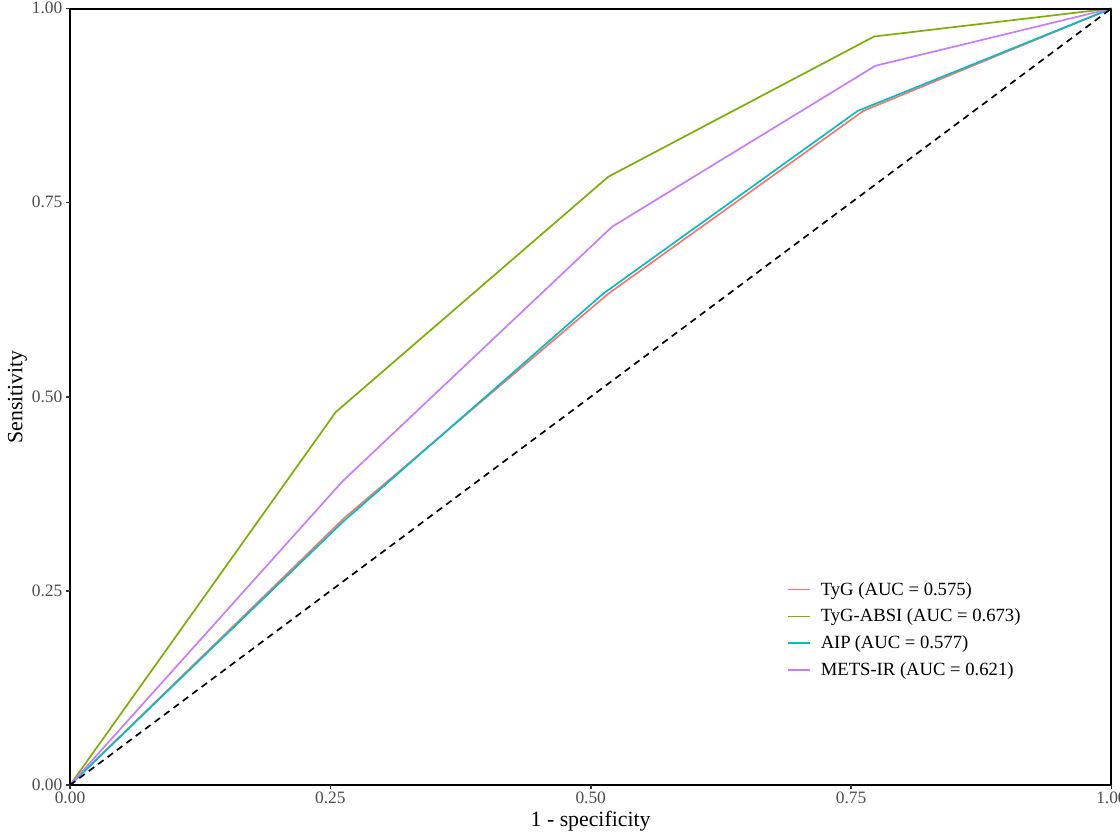
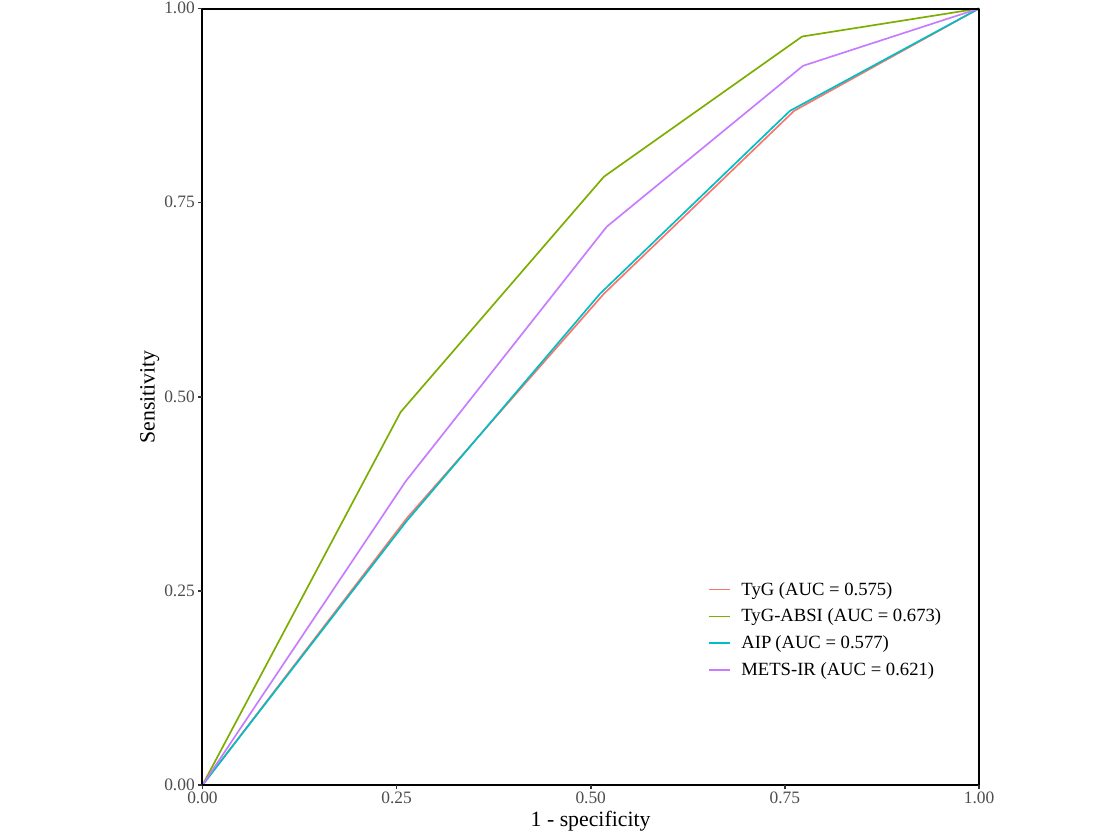
Before and after one commit to hbgyeom1/2_cvd_tyg, a slide deck: slide 4 of figure/figure5.pptx. Drawn at 1120x840 pixels with LibreOffice and Linux fonts; fonts in the diff are those of the drawing. Boxes give left, top, right and bottom in pixels: in the first picture for what was removed or moved away, otherwise in the second. Text is boxed around its words. In the diff, an @@ line names an element or a change of style, - is before the commit and + after.

```diff
--- a/figure/figure5.pptx
+++ b/figure/figure5.pptx
@@ rectangle added at (0,0,1120,840), fill #FFFFFF, outline #FFFFFF 0.75 pt @@
@@ rectangle: place and size @@
-rectangle at (0,0,1120,840)
+rectangle at (132,0,988,840)
@@ rectangle: place and size @@
-rectangle at (71,9,1112,785)
+rectangle at (203,9,979,785)
@@ freeform shape: place and size @@
-freeform shape at (71,9,1112,785)
+freeform shape at (203,9,979,785)
@@ freeform shape: place and size @@
-freeform shape at (71,9,1112,785)
+freeform shape at (203,9,979,785)
@@ freeform shape: place and size @@
-freeform shape at (71,9,1112,785)
+freeform shape at (203,9,979,785)
@@ freeform shape: place and size @@
-freeform shape at (71,9,1112,785)
+freeform shape at (203,9,979,785)
@@ rectangle: place and size @@
-rectangle at (71,9,1112,785)
+rectangle at (203,9,979,785)
@@ freeform shape: place and size @@
-freeform shape at (71,9,1112,9)
+freeform shape at (203,9,979,9)
@@ freeform shape: place and size @@
-freeform shape at (200,9,200,785)
+freeform shape at (299,9,299,785)
@@ freeform shape: place and size @@
-freeform shape at (460,9,460,785)
+freeform shape at (494,9,494,785)
@@ freeform shape: place and size @@
-freeform shape at (721,9,721,785)
+freeform shape at (688,9,688,785)
@@ freeform shape: place and size @@
-freeform shape at (981,9,981,785)
+freeform shape at (881,9,881,785)
@@ freeform shape: place and size @@
-freeform shape at (71,105,1112,105)
+freeform shape at (203,105,979,105)
@@ freeform shape: place and size @@
-freeform shape at (71,203,1112,203)
+freeform shape at (203,203,979,203)
@@ freeform shape: place and size @@
-freeform shape at (71,300,1112,300)
+freeform shape at (203,300,979,300)
@@ 6 texts: place and size @@
-6 texts at (3,1,62,794)
+6 texts at (135,1,194,794)
@@ freeform shape: place and size @@
-freeform shape at (71,396,1112,396)
+freeform shape at (203,396,979,396)
@@ freeform shape: place and size @@
-freeform shape at (71,494,1112,494)
+freeform shape at (203,494,979,494)
@@ 5 rectangles, 4 texts, 4 freeform shapes: place and size @@
-5 rectangles, 4 texts, 4 freeform shapes at (777,568,1030,692)
+5 rectangles, 4 texts, 4 freeform shapes at (698,568,951,692)
@@ freeform shape: place and size @@
-freeform shape at (71,591,1112,591)
+freeform shape at (203,591,979,591)
@@ freeform shape: place and size @@
-freeform shape at (71,688,1112,688)
+freeform shape at (203,688,979,688)
@@ 7 freeform shapes, 1 text: place and size @@
-7 freeform shapes, 1 text at (55,9,85,803)
+7 freeform shapes, 1 text at (187,9,217,803)
@@ freeform shape: place and size @@
-freeform shape at (71,785,1112,785)
+freeform shape at (203,785,979,785)
@@ freeform shape: place and size @@
-freeform shape at (71,9,1112,785)
+freeform shape at (203,785,203,785)
@@ 2 freeform shapes, 1 text: place and size @@
-2 freeform shapes, 1 text at (315,9,345,803)
+2 freeform shapes, 1 text at (381,9,411,803)
@@ 2 freeform shapes, 1 text: place and size @@
-2 freeform shapes, 1 text at (836,9,866,803)
+2 freeform shapes, 1 text at (770,9,800,803)
@@ 2 freeform shapes, 1 text: place and size @@
-2 freeform shapes, 1 text at (1096,9,1120,803)
+2 freeform shapes, 1 text at (964,9,994,803)
```
Also in this commit, not shown: 4 other slides changed, 25 other files.
